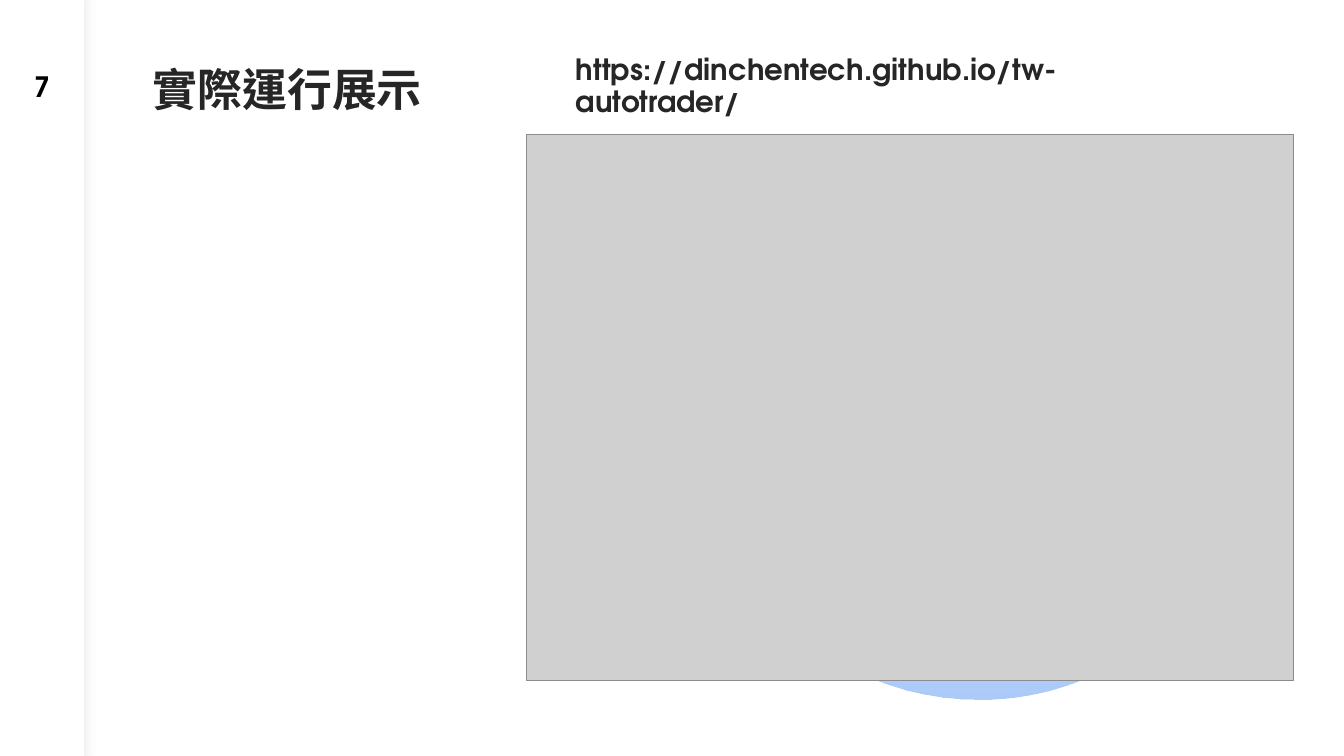
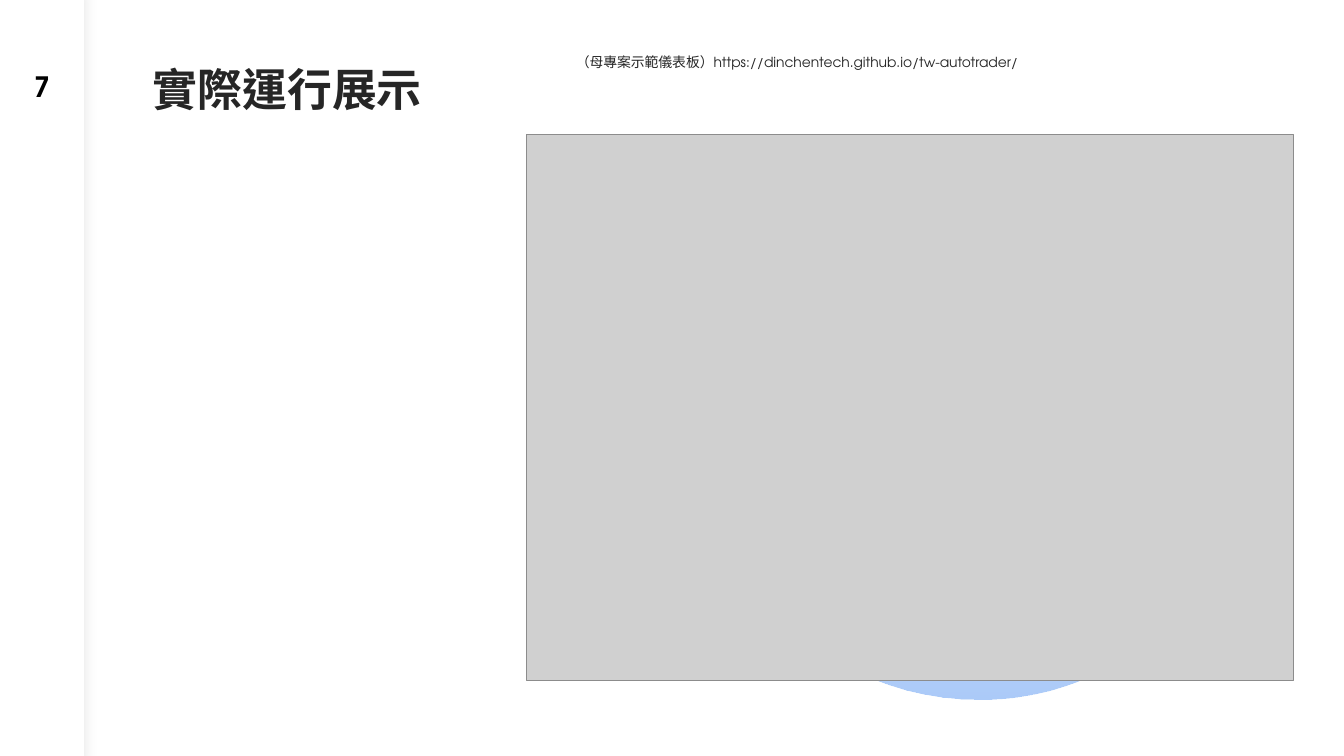
Before and after one commit to dinchentech/tw-selfselect, a slide deck: slide 7 of plans/ppt/TW-SELFSELECT台股買賣自動化系統-W1-講稿版.pptx. Drawn at 1344x756 pixels with LibreOffice and Linux fonts; fonts in the diff are those of the drawing; grey boxes stand for pictures. Boxes give left, top, right and bottom in pixels: in the first picture for what was removed or moved away, otherwise in the second. Text is boxed around its words. In the diff, an @@ line names an element or a change of style, - is before the commit and + after.

Commit message:
plans/ppt：清掉投影片中指向 tw-autotrader 的殘留（git/作者/資料夾/VM 命名範例）
- W1 s3：GitHub repo 改指 tw-selfselect、作者文案同步
- W1 s7：儀表板網址保留（母專案真實頁面，tw-selfselect 尚無 Pages），加註「母專案示範儀表板」
- W1 s14–16：VM 命名教學範例 tw-autotrader→tw-selfselect，並註明實例名可自取、.env 的 SYNC_VM_NAME 要一致
- W2 s2/s12/s14/s17：舊資料夾改中性描述；VM 實例圖與 ssh 指令改用 tw-selfselect（附名稱一致提醒）
- W6 s12：gcloud 輸出示例改為 tw-selfselect
- 掃描後僅剩 W1 s7 的母專案儀表板網址 2 處（刻意保留）

```diff
--- a/plans/ppt/TW-SELFSELECT台股買賣自動化系統-W1-講稿版.pptx
+++ b/plans/ppt/TW-SELFSELECT台股買賣自動化系統-W1-講稿版.pptx
@@ text at [576,55,1018,70]: text changed; size 20.9 to 9.9 pt; bold off @@
-https://dinchentech.github.io/tw-autotrader/
+（母專案示範儀表板）https://dinchentech.github.io/tw-autotrader/
```
Also in this commit, not shown: 4 other slides changed, 2 other files.
